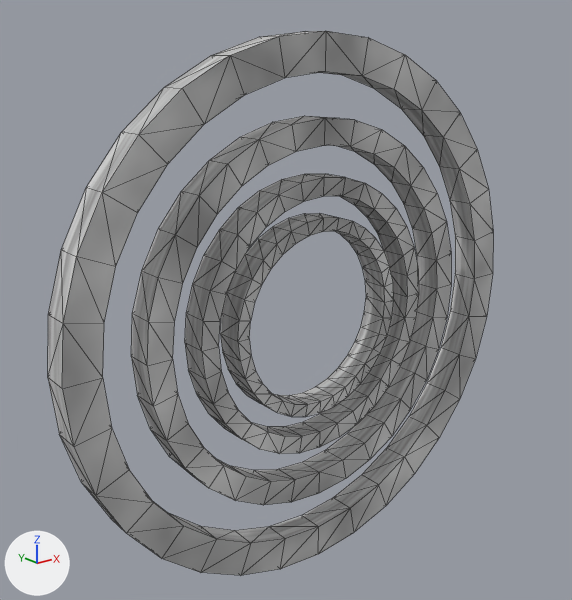
The Blender file RiskOfRelics/src/main/resources/riskOfRelicsResources/models/ambry.blend: old version first, new version second.
Camera for both pictures: a camera (50 mm lens) standing at (-4.85, -5.65, 2.49) and looking at (-0.17, 0.2, 0.15). The lights are fixed; the arrows at lower left show +X, +Y and +Z. Mesh edges are drawn as thin lines.

Script lines for the objects in view, before the commit:
```python
mat_material_001 = bpy.data.materials.new('Material.001')
mat_material_001.use_nodes = True; mat_material_001.node_tree.nodes.clear()
_N = mat_material_001.node_tree.nodes; _L = mat_material_001.node_tree.links
n0 = _N.new('ShaderNodeBsdfPrincipled'); n0.name = 'Principled BSDF'
n0.distribution = 'GGX'
n0.subsurface_method = 'RANDOM_WALK_SKIN'
n1 = _N.new('ShaderNodeOutputMaterial'); n1.name = 'Material Output'
n2 = _N.new('ShaderNodeTexNoise'); n2.name = 'Noise Texture'
_L.new(n0.outputs[0], n1.inputs[0])  # 'BSDF' to 'Surface'
_L.new(n2.outputs[0], n0.inputs[0])  # 'Factor' to 'Base Color'
me_cylinder = bpy.data.meshes.new('Cylinder')
me_cylinder.from_pydata(...)  # 512 vertices, 1024 faces; spans x -0.14..0.14, y -2.66..2.66, z -2.66..2.66
me_cylinder.materials.append(mat_material_001)
ob_cylinder = bpy.data.objects.new('Cylinder', me_cylinder)
ob_cylinder.location = (0.0, 0.0, 0.0)
ob_cylinder.rotation_euler = (0.0, 0.0, 1.571)  # degrees (0, 0, 90)
```
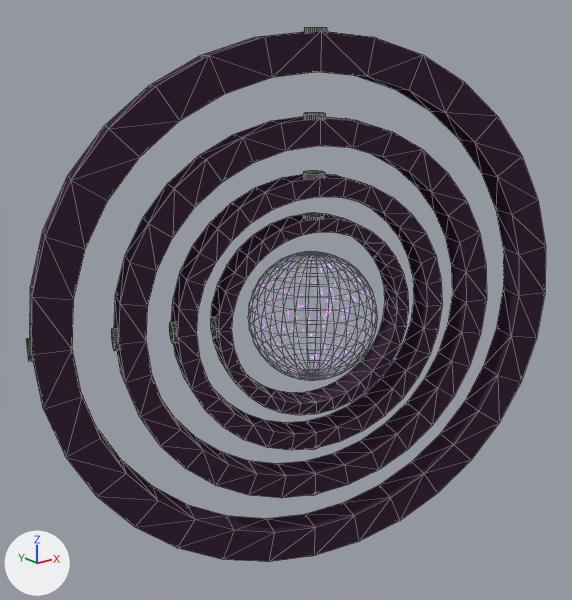
Edits to the bpy script that builds the scene:
```text
Add img_ambrydiff:
    img_ambrydiff = load_image('AmbryDiff', 'textures/AmbryDiff.png', 1024, 1024, 'sRGB')
Add img_energyalpha:
    img_energyalpha = load_image('EnergyAlpha', 'textures/EnergyAlpha.png', 1024, 1024, 'sRGB')
Add img_energyemm:
    img_energyemm = load_image('EnergyEmm', 'textures/EnergyEmm.png', 1024, 1024, 'sRGB')
Change mat_material_001:
    add n1 = _N.new('ShaderNodeOutputMaterial'); n1.name = 'Material Output'
    add n3 = _N.new('ShaderNodeTexImage'); n3.name = 'Image Texture'
    add n3.image = img_ambrydiff
    where n0 = _N.new('ShaderNodeBsdfPrincipled'); n0.name = 'Principled BSDF'
    remove n1 = _N.new('ShaderNodeOutputMaterial'); n1.name = 'Material Output'
    remove n2 = _N.new('ShaderNodeTexNoise'); n2.name = 'Noise Texture'
    add n0.inputs[2].default_value = 1.0  # 'Roughness'
    add n0.inputs[13].default_value = 0.0  # 'Specular IOR Level'
    remove _L.new(n2.outputs[0], n0.inputs[0])  # 'Factor' to 'Base Color'
    add _L.new(n3.outputs[0], n0.inputs[0])  # 'Color' to 'Base Color'
Add mat_material:
    mat_material = principled_material('Material')
    mat_material.base_color = (0.0331, 0.0331, 0.0331)  # black #333333
Add mat_material_002:
    mat_material_002 = bpy.data.materials.new('Material.002')
    # colours: white #ffffff
    # uses the picture img_energyalpha
    # uses the picture img_energyemm
Change me_cylinder:
    used by ob_cylinder; location = (0.0, 0.0, 0.0); rotation_euler = (0.0, 0.0, 1.571), in degrees (0, 0, 90)
    remove me_cylinder.from_pydata(...)  # 512 vertices, 1024 faces; spans x -0.14..0.14, y -2.66..2.66, z -2.66..2.66
    add me_cylinder.from_pydata(...)  # 1536 vertices, 1568 faces; spans x -0.14..0.14, y -2.69..2.69, z -2.69..2.69
    me_cylinder part 1: a new loose piece, a 32-sided cylinder along y spanning x -0.1..0.1, y 1.24..1.41, z -0.1..0.1, in mat_material (black #333333)
    me_cylinder part 2: a new loose piece, a 32-sided cylinder along z spanning x -0.1..0.1, y -0.1..0.1, z 0.88..1.01, in mat_material (black #333333)
    me_cylinder part 3: a new loose piece, a 32-sided cylinder along z spanning x -0.1..0.1, y -0.1..0.1, z 1.23..1.41, in mat_material (black #333333)
    me_cylinder part 4: a new loose piece, a 32-sided cylinder along y spanning x -0.1..0.1, y 1.71..1.95, z -0.1..0.1, in mat_material (black #333333)
    me_cylinder part 5: a new loose piece, a 32-sided cylinder along z spanning x -0.1..0.1, y -0.1..0.1, z 1.7..1.95, in mat_material (black #333333)
    me_cylinder part 6: a new loose piece, a 32-sided cylinder along z spanning x -0.1..0.1, y -0.1..0.1, z 2.35..2.69, in mat_material (black #333333)
    me_cylinder part 7: a new loose piece, a 32-sided cylinder along y spanning x -0.1..0.1, y 2.36..2.69, z -0.1..0.1, in mat_material (black #333333)
    me_cylinder part 8: a new loose piece, a 32-sided cylinder along y spanning x -0.1..0.1, y 0.88..1.01, z -0.1..0.1, in mat_material (black #333333)
    me_cylinder part 9: 1024 kept faces spanning x -0.14..0.14, y -2.66..2.66, z -2.66..2.66 get new texture (UV) coordinates
    add me_cylinder.materials.append(mat_material)  # black #333333
Add me_sphere:
    me_sphere.from_pydata(...)  # a UV sphere (32 segments, 16 rings, poles along z) spanning x -1.0..1.0, y -1.0..1.0, z -1.0..1.0
    me_sphere.materials.append(mat_material_002)
Change ob_cylinder:
    ob_cylinder.rotation_euler: (0.0, 0.0, 1.571) -> (0.0, 0.0, 1.252)  # degrees (0, 0, 90) -> degrees (0, 0, 72)
Add ob_sphere:
    ob_sphere = bpy.data.objects.new('Sphere', me_sphere)
    ob_sphere.location = (0.0, 0.0, 0.0)
    ob_sphere.scale = (0.637, 0.637, 0.637)
```

Where the change shows, as pixel boxes (x1, y1, x2, y2) in the pictures (572 x 600 px):
'Cylinder', surface changed, reshaped, turned: before (48, 31, 493, 575); after (26, 28, 546, 562)
'Sphere', added: after (249, 259, 377, 378)
part 1 of me_cylinder, added: after (169, 322, 177, 343)
part 2 of me_cylinder, added: after (303, 213, 324, 219)
part 3 of me_cylinder, added: after (303, 171, 325, 178)
part 4 of me_cylinder, added: after (111, 328, 119, 351)
part 5 of me_cylinder, added: after (304, 113, 325, 118)
part 6 of me_cylinder, added: after (304, 28, 327, 32)
part 7 of me_cylinder, added: after (26, 338, 33, 361)
part 8 of me_cylinder, added: after (211, 317, 218, 338)
part 9 of me_cylinder, surface changed: before (48, 31, 493, 575); after (30, 31, 546, 562)
